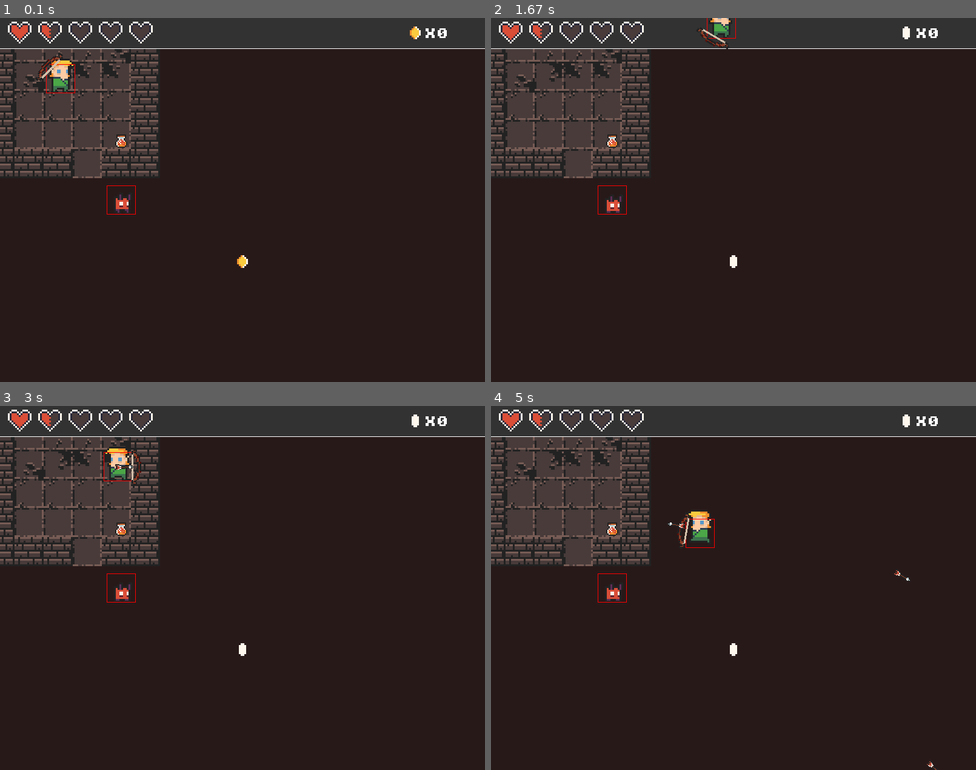
Above: before the commit, frames 1-4 (two rows, left to right).
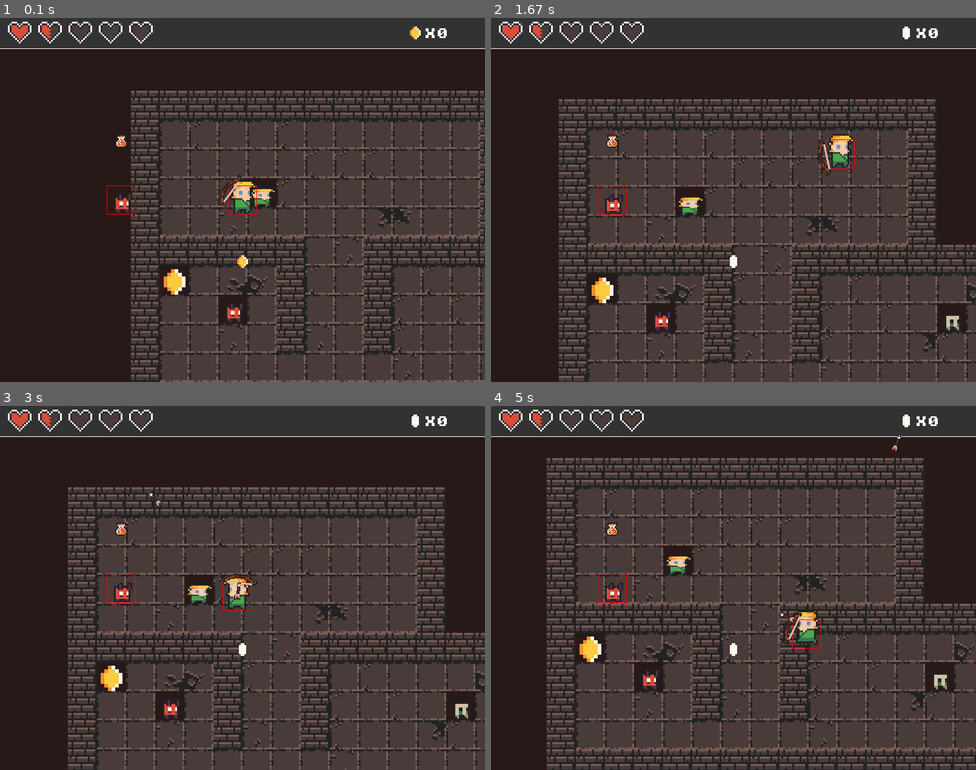
Above: after the commit, the same moments.

Repository: Divante222/pygame_second_tutorial
Game: pygame game, started from main.py
The game is run twice, just before and just after one commit, with the same random seed, the same clock (stepped at 60 frames per second) and the same inputs.
Inputs (mouse positions are in pixels of both pictures, inside the frame that each line leads up to):
- Up to frame 1 (0.1 s): no input
- Up to frame 2 (1.67 s): hold D 0.33-0.8 s; move the mouse to (714, 214) at 0.37 s; hold W 0.83-1.13 s; move the mouse to (888, 189) at 0.87 s; hold D 1.17-1.63 s; move the mouse to (617, 203) at 1.2 s
- Up to frame 3 (3 s): hold A 1.67-2.2 s; move the mouse to (92, 533) at 1.7 s; hold S 2.23-2.53 s; move the mouse to (315, 460) at 2.27 s; click (116, 453) at 2.62 s; hold A from 2.9 s (still down); click (252, 464) at 2.98 s
- Up to frame 4 (5 s): release A at 3.3 s; hold D 3.33-3.7 s; click (738, 624) at 3.42 s; hold D 3.73-4.37 s; click (917, 726) at 3.82 s; hold S 4.4-4.77 s; click (859, 555) at 4.48 s; hold A from 4.8 s (still down); click (549, 507) at 4.88 s

The runs differ from the first frame. In frame 1, 53% of the frame differs, in the area x 0-100%, y 8-100%; in frame 2, 54%; in frame 3, 54%; in frame 4, 58%.

Commit message:
did camera movement and level design

Diff:
--- a/character.py
+++ b/character.py
@@ -23,6 +23,7 @@
 
 
     def move(self, dx, dy):
+        screen_scroll = [0,0]
         self.running = False
 
         if dx != 0 or dy != 0:
@@ -38,6 +39,29 @@
 
         self.rect.x += dx
         self.rect.y += dy
+
+        #logic only applicable to player
+        if self.char_type == 0:
+
+            #update scroll based on player position
+            #move camera left and right
+            if self.rect.right > (constants.SCREEN_WIDTH - constants.SCROLL_THRESH):
+                screen_scroll[0] = constants.SCREEN_WIDTH - constants.SCROLL_THRESH - self.rect.right
+                self.rect.right = constants.SCREEN_WIDTH - constants.SCROLL_THRESH
+            if self.rect.left < constants.SCROLL_THRESH:
+                screen_scroll[0] = constants.SCROLL_THRESH - self.rect.left
+                self.rect.left = constants.SCROLL_THRESH
+
+            #camera up and down
+            if self.rect.bottom > (constants.SCREEN_HEIGHT - constants.SCROLL_THRESH):
+                screen_scroll[1] = constants.SCREEN_HEIGHT - constants.SCROLL_THRESH - self.rect.bottom
+                self.rect.bottom = constants.SCREEN_HEIGHT - constants.SCROLL_THRESH
+            if self.rect.top < constants.SCROLL_THRESH:
+                screen_scroll[1] = constants.SCROLL_THRESH - self.rect.top
+                self.rect.top = constants.SCROLL_THRESH
+
+
+            return screen_scroll
 
     def update(self):
         #chekc if character has died
--- a/constants.py
+++ b/constants.py
@@ -14,10 +14,14 @@
 OFFSET = 12
 TILE_SIZE = 16 * SCALE
 TILE_TYPES = 18
+ROWS = 150
+COLS = 150
+
 
 WHITE = (255,255,255)
 RED = (255,0,0)
 BG = (40,25, 25)
+SCROLL_THRESH = 200
 
 FPS = 60
 PANEL = (50,50,50)
--- a/main.py
+++ b/main.py
@@ -1,4 +1,5 @@
 import pygame
+import csv
 import constants
 from character import Character
 from weapon import Weapon
@@ -13,6 +14,10 @@
 
 #create clock for maintaining frame rate
 clock = pygame.time.Clock()
+
+# define game variables
+level = 1
+screen_scroll = [0,0]
 
 
 ## define player movement variables
@@ -110,14 +115,22 @@
     #show score
     draw_text(f'X{player.score}', font, constants.WHITE, constants.SCREEN_WIDTH - 100, 15)
 
-world_data = [
-[7, 7, 7, 7, 7, 7],
-[7, 0, 1, 1, 3, 7],
-[7, 3, 4, 5, 5, 7],
-[7, 6, 6, 6, 6, 7],
-[7, 0, 0, 0, 0, 7],
-[7, 7, 7, 0, 7, 7]
-]
+
+#create empty tile list
+world_data = []
+for row in range(constants.ROWS):
+    r = [-1] * constants.COLS
+    world_data.append(r)
+
+#load in level data and create world
+with open(f"levels/level{level}_data.csv", newline="") as csvfile:
+    reader = csv.reader(csvfile, delimiter= ",")
+    for x, row in enumerate(reader):
+        for y, tile in enumerate(row):
+            world_data[x][y] = int(tile)
+
+
+
 
 world = World()
 world.process_data(world_data, tile_list)
@@ -160,7 +173,7 @@
 
 
 ## create player
-player = Character(100, 100, 30, mob_animations,0)
+player = Character(400, 300, 30, mob_animations,0)
 
 # create enemy
 enemy = Character(200, 300, 100, mob_animations, 1)
@@ -216,7 +229,9 @@
         dy = constants.SPEED
 
     # move player
-    player.move(dx, dy)
+    screen_scroll = player.move(dx, dy)
+    print(screen_scroll)
+
 
     #creating enemies
     for enemy in enemy_list:
@@ -227,7 +242,8 @@
 
 
 
-    #update player
+    #update all objects
+    world.update(screen_scroll)
     player.update()
     arrow = bow.update(player)
     if arrow:
--- a/world.py
+++ b/world.py
@@ -24,6 +24,12 @@
                 if tile >= 0:
                     self.map_tiles.append(tile_data)
 
+    def update(self, screen_scroll):
+        for tile in self.map_tiles:
+            tile[2] += screen_scroll[0]
+            tile[3] += screen_scroll[1]
+            tile[1].center = (tile[2], tile[3])
+
 
     def draw(self, surface):
         for tile in self.map_tiles:
